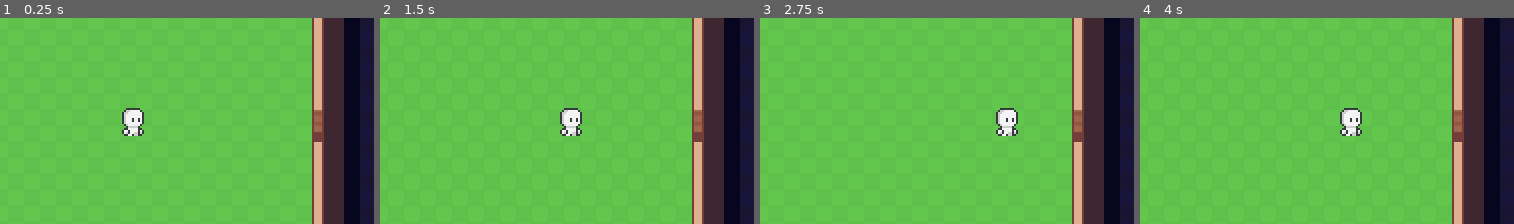
Above: before the commit, frames 1-4 (left to right).
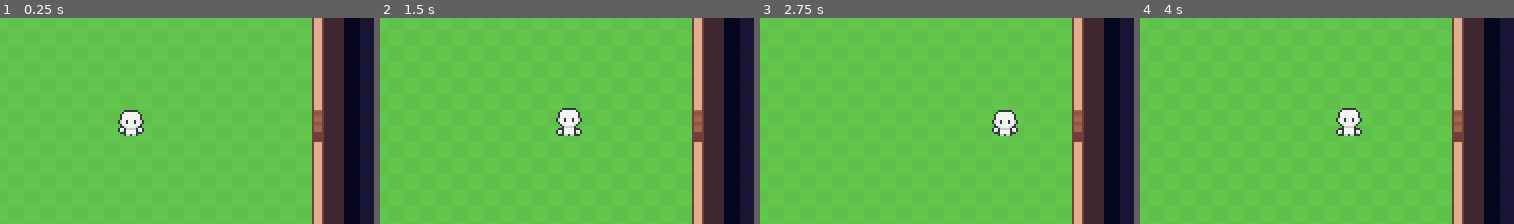
Above: after the commit, the same moments.

Repository: MichaelHayesMC/Term_3_Godot_LastCognition
Game: Godot game, scene res://scenes/game.tscn
Two runs of this game, one before a commit and one after it. Both use one fixed random seed, a clock stepped at 60 frames per second and the inputs below.
Inputs (mouse positions are % of the whole screen's width and height, from its top left):
- Up to frame 1 (0.25 s): no input
- Up to frame 2 (1.5 s): move the mouse to (73, 45) at 0.52 s; hold D (move_right) 0.53-1.25 s; click (73, 45) at 0.67 s; drag from (29, 55) to (29, 5) at 1.27 s
- Up to frame 3 (2.75 s): move the mouse to (60, 27) at 2.02 s; hold D (move_right) from 2.03 s (still down)
- Up to frame 4 (4 s): release D (move_right) at 2.75 s; drag from (45, 71) to (93, 19) at 2.77 s; move the mouse to (81, 66) at 3.52 s; hold A (move_left) from 3.53 s (still down)
The pictures show only the part of the screen within x 10-60%, y 26-76%; the shares and areas given below are measured in that part.

The runs differ from the first frame. In frame 1, 0.5% of the frame differs, in the area x 31-39%, y 43-58%; in frame 2, 0.4%; in frame 3, 0.5%; in frame 4, 0.4%.

Commit message:
More Character State Machine Modifications
Experimenting with state machines

Diff:
--- a/project.godot
+++ b/project.godot
@@ -23,7 +23,7 @@
 window/size/window_height_override=432
 window/stretch/mode="viewport"
 window/stretch/scale_mode="integer"
-window/vsync/vsync_mode=0
+window/vsync/vsync_mode=3
 
 [dotnet]
 
--- a/scenes/player.tscn
+++ b/scenes/player.tscn
@@ -1,10 +1,46 @@
-[gd_scene load_steps=8 format=3 uid="uid://duy8jpg78tkkl"]
+[gd_scene load_steps=13 format=3 uid="uid://duy8jpg78tkkl"]
 
 [ext_resource type="Texture2D" uid="uid://bkrx5q3xril6o" path="res://assets/Hana Caraka - Base Character [sample]/Hana Caraka - Base Character [sample]/idle.png" id="1_3vyb7"]
 [ext_resource type="Script" uid="uid://jc056cm4kp3m" path="res://scripts/player.gd" id="1_qhqgy"]
 [ext_resource type="Texture2D" uid="uid://baie775p0hhh2" path="res://assets/Hana Caraka - Base Character [sample]/Hana Caraka - Base Character [sample]/run.png" id="2_g2els"]
 [ext_resource type="Texture2D" uid="uid://beppofgatb17i" path="res://assets/Hana Caraka - Base Character [sample]/Hana Caraka - Base Character [sample]/death.png" id="2_qlg0r"]
 [ext_resource type="Texture2D" uid="uid://ceb4467msymkh" path="res://assets/Hana Caraka - Base Character [sample]/Hana Caraka - Base Character [sample]/hurt.png" id="3_tuyoq"]
+
+[sub_resource type="AtlasTexture" id="AtlasTexture_qlg0r"]
+atlas = ExtResource("1_3vyb7")
+region = Rect2(0, 80, 80, 80)
+
+[sub_resource type="AtlasTexture" id="AtlasTexture_tuyoq"]
+atlas = ExtResource("1_3vyb7")
+region = Rect2(80, 80, 80, 80)
+
+[sub_resource type="AtlasTexture" id="AtlasTexture_fjrip"]
+atlas = ExtResource("1_3vyb7")
+region = Rect2(160, 80, 80, 80)
+
+[sub_resource type="AtlasTexture" id="AtlasTexture_smehm"]
+atlas = ExtResource("1_3vyb7")
+region = Rect2(240, 80, 80, 80)
+
+[sub_resource type="SpriteFrames" id="SpriteFrames_ur7pv"]
+animations = [{
+"frames": [{
+"duration": 1.0,
+"texture": SubResource("AtlasTexture_qlg0r")
+}, {
+"duration": 1.0,
+"texture": SubResource("AtlasTexture_tuyoq")
+}, {
+"duration": 1.0,
+"texture": SubResource("AtlasTexture_fjrip")
+}, {
+"duration": 1.0,
+"texture": SubResource("AtlasTexture_smehm")
+}],
+"loop": true,
+"name": &"idle_down",
+"speed": 8.0
+}]
 
 [sub_resource type="CircleShape2D" id="CircleShape2D_qhqgy"]
 radius = 7.0
@@ -13,6 +49,23 @@
 
 [node name="Player" type="CharacterBody2D"]
 script = ExtResource("1_qhqgy")
+
+[node name="AnimatedSprite2D" type="AnimatedSprite2D" parent="."]
+position = Vector2(0, -7)
+sprite_frames = SubResource("SpriteFrames_ur7pv")
+animation = &"idle_down"
+autoplay = "idle_down"
+
+[node name="CollisionShape2D" type="CollisionShape2D" parent="."]
+visible = false
+position = Vector2(0, -7)
+shape = SubResource("CircleShape2D_qhqgy")
+
+[node name="AnimationPlayer" type="AnimationPlayer" parent="."]
+
+[node name="AnimationTree" type="AnimationTree" parent="."]
+root_node = NodePath("")
+tree_root = SubResource("AnimationRootNode_dqkch")
 
 [node name="Death" type="Sprite2D" parent="."]
 visible = false
@@ -36,17 +89,8 @@
 vframes = 3
 
 [node name="Sprite2D" type="Sprite2D" parent="."]
+visible = false
 position = Vector2(0, -7)
 texture = ExtResource("1_3vyb7")
 hframes = 4
 vframes = 3
-
-[node name="CollisionShape2D" type="CollisionShape2D" parent="."]
-position = Vector2(0, -7)
-shape = SubResource("CircleShape2D_qhqgy")
-
-[node name="AnimationPlayer" type="AnimationPlayer" parent="."]
-
-[node name="AnimationTree" type="AnimationTree" parent="."]
-root_node = NodePath("")
-tree_root = SubResource("AnimationRootNode_dqkch")
